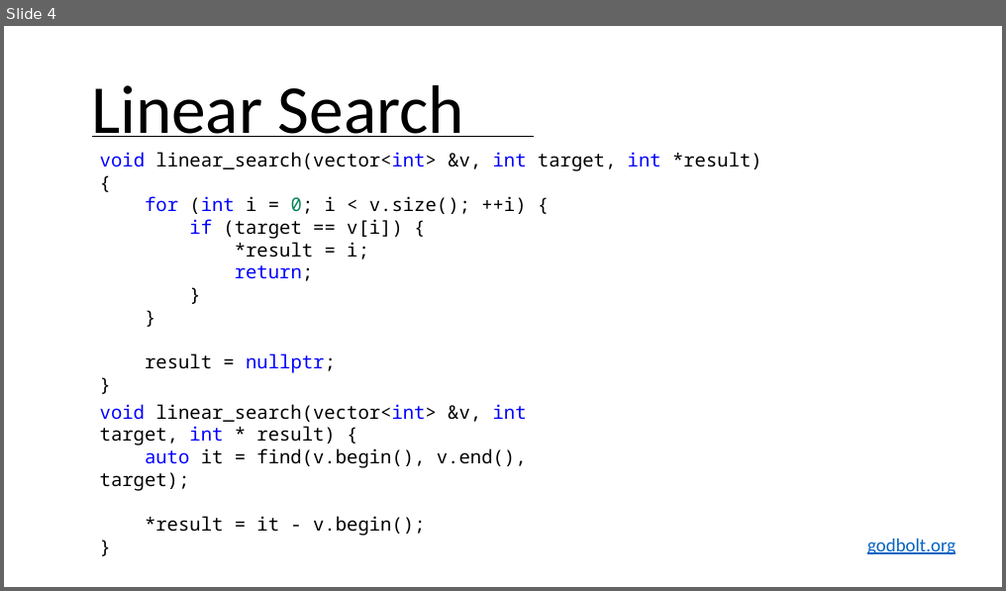
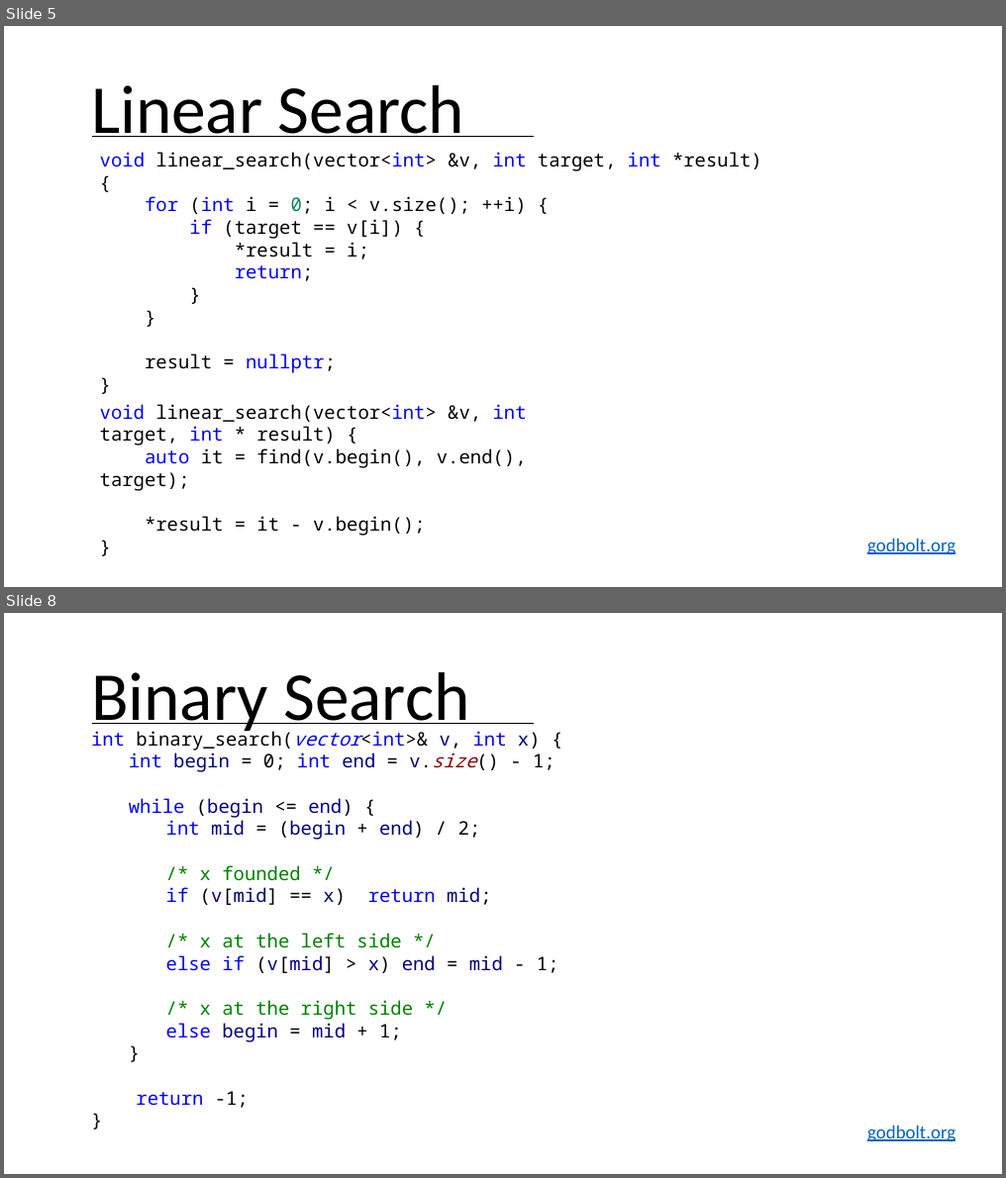
Before and after one commit to smurfomen/education-cpp, a slide deck: 03_search_algorithms/03_search_algorithms.pptx. Shown one above the other, each under a label of ours: slide 4 before the commit, slides 5 and 8 after it; the slides between them are not shown. The pictures are 1006x591 and 1006x1178 pixels, drawn with LibreOffice and Linux fonts; fonts in the diff are those of the drawing. Boxes give left, top, right and bottom in pixels: in the first picture for what was removed or moved away, otherwise in the second. Text is boxed around its words. In the diff, an @@ line names an element or a change of style, - is before the commit and + after.

Commit message:
03 Sorting Algorithms updated: added binary search

```diff
--- a/03_search_algorithms/03_search_algorithms.pptx
+++ b/03_search_algorithms/03_search_algorithms.pptx
@@ slide 8 added at bbox=[4, 613, 1002, 1174], background #FFFFFF @@
@@ text added at bbox=[91, 672, 469, 737], 66 pt, text #000000 @@
+Binary Search
@@ text added at bbox=[91, 728, 559, 1108], 18 pt, text #000000 @@
+int binary_search(vector<int>& v, int x) {
+  int begin = 0; int end = v.size() - 1;
+  while (begin <= end) {
+    int mid = (begin + end) / 2;
+    /* x founded */
+    if (v[mid] == x) return mid;
+    /* x at the left side */
+    else if (v[mid] > x) end = mid - 1;
+    /* x at the right side */
+    else begin = mid + 1;
+  }
+return -1;
+}
@@ line added from (92, 724) to (534, 724), #000000 1.5 pt @@
@@ text added at bbox=[867, 1126, 955, 1143], 18 pt, text #0563C1, underline @@
+godbolt.org
@@ what was slide 4 is now slide 5 @@
```
Also in this commit, not shown: 3 slides changed, 2 other slides added, 2 other files.
